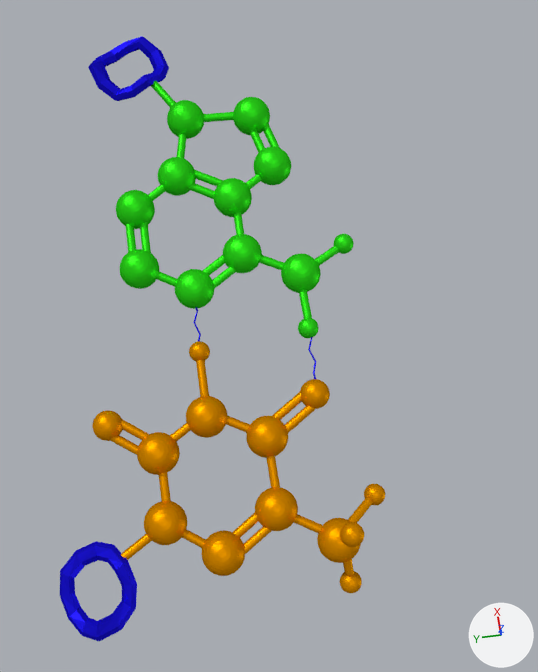
Renders of the Blender file dna/models/adenin+thymin.blend from each side of a commit.
Rendered twice from a 50 mm camera at (-4.37, -0.19, 14.23) aimed at (-0.4, -0.78, -0.13). The axes (+X, +Y, +Z) are drawn at lower right. The lights are the same throughout.

In view in the first picture: 'adenin', 'ribóza.001', 'ribóza.002', 'thymin', 'vodíkový můstek', 'vodíkový můstek.001'.
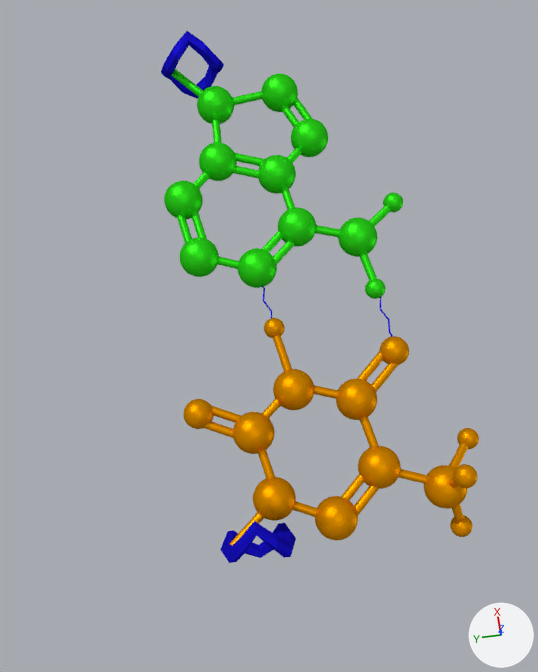
Changed parts and their boxes (x1, y1, x2, y2) in the pictures (538 x 672 px):
'adenin', moved, turned
    before: (116, 81, 354, 338)
    after: (164, 69, 403, 299)
'thymin', moved, turned
    before: (92, 341, 385, 593)
    after: (184, 318, 479, 545)
'ribóza.001', moved, turned
    before: (60, 541, 137, 641)
    after: (220, 521, 296, 563)
'ribóza.002', moved, turned
    before: (88, 37, 169, 101)
    after: (161, 31, 224, 99)
'vodíkový můstek.001', moved, turned
    before: (308, 337, 316, 379)
    after: (380, 297, 392, 337)
'vodíkový můstek', moved, turned
    before: (193, 307, 201, 341)
    after: (262, 286, 272, 318)

The change in detail:
Object 'ribóza.002' (ob_ribóza_002) moves from (6.1, 1.38, -0.09) to (5.92, 0.0, -0.09).
Object 'ribóza.002' (ob_ribóza_002) turns from (0, 0, -89) to (0, 90, 0) degrees about x, y and z.
Object 'thymin' (ob_thymin) moves from (-4.05, 2.2, 0.0) to (-3.99, 0.09, 0.0).
Object 'thymin' (ob_thymin) turns from (60, -270, 0) to (50, -270, 0) degrees about x, y and z.
Object 'ribóza.001' (ob_ribóza_001) moves from (-4.69, 2.99, -0.09) to (-4.32, 0.0, -0.09).
Object 'ribóza.001' (ob_ribóza_001) turns from (0, 0, 0) to (0, 90, 0) degrees about x, y and z.
Object 'vodíkový můstek.001' (ob_vodíkový_můstek_001) moves from (-0.95, -1.56, 0.0) to (-0.33, -3.12, 0.0).
Object 'vodíkový můstek.001' (ob_vodíkový_můstek_001) turns from (0, 90, 0) to (-9.3, 90, 0) degrees about x, y and z.
Object 'vodíkový můstek' (ob_vodíkový_můstek) moves from (-0.07, 0.61, 0.0) to (0.19, -0.84, 0.0).
Object 'vodíkový můstek' (ob_vodíkový_můstek) turns from (0, 90, 0) to (-9.3, 90, 0) degrees about x, y and z.
Object 'adenin' (ob_adenin) moves from (1.04, -2.11, 0.0) to (1.73, -3.34, 0.0).
Object 'adenin' (ob_adenin) turns from (63, -270, 0) to (53, -270, 0) degrees about x, y and z.
